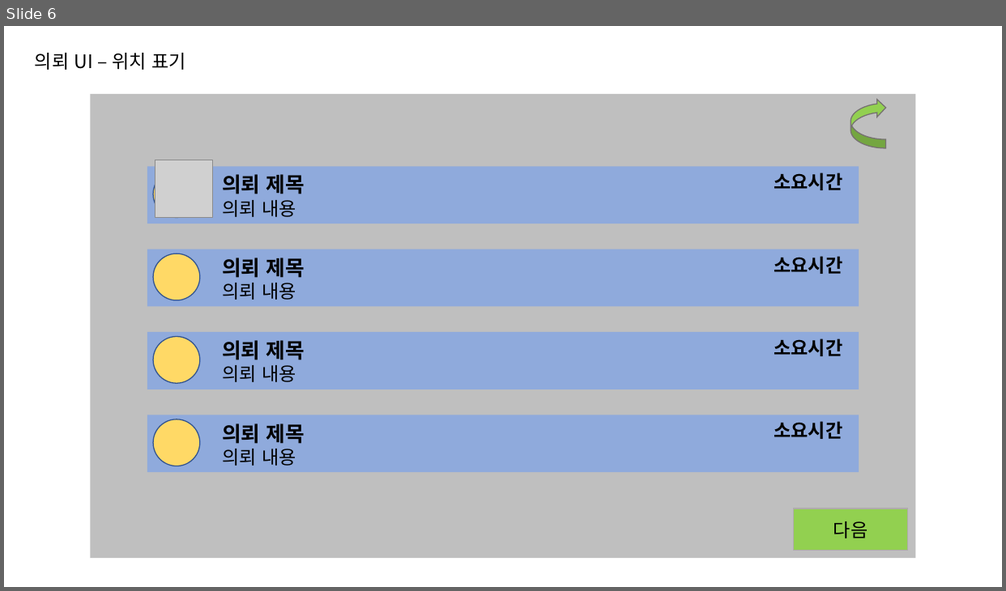
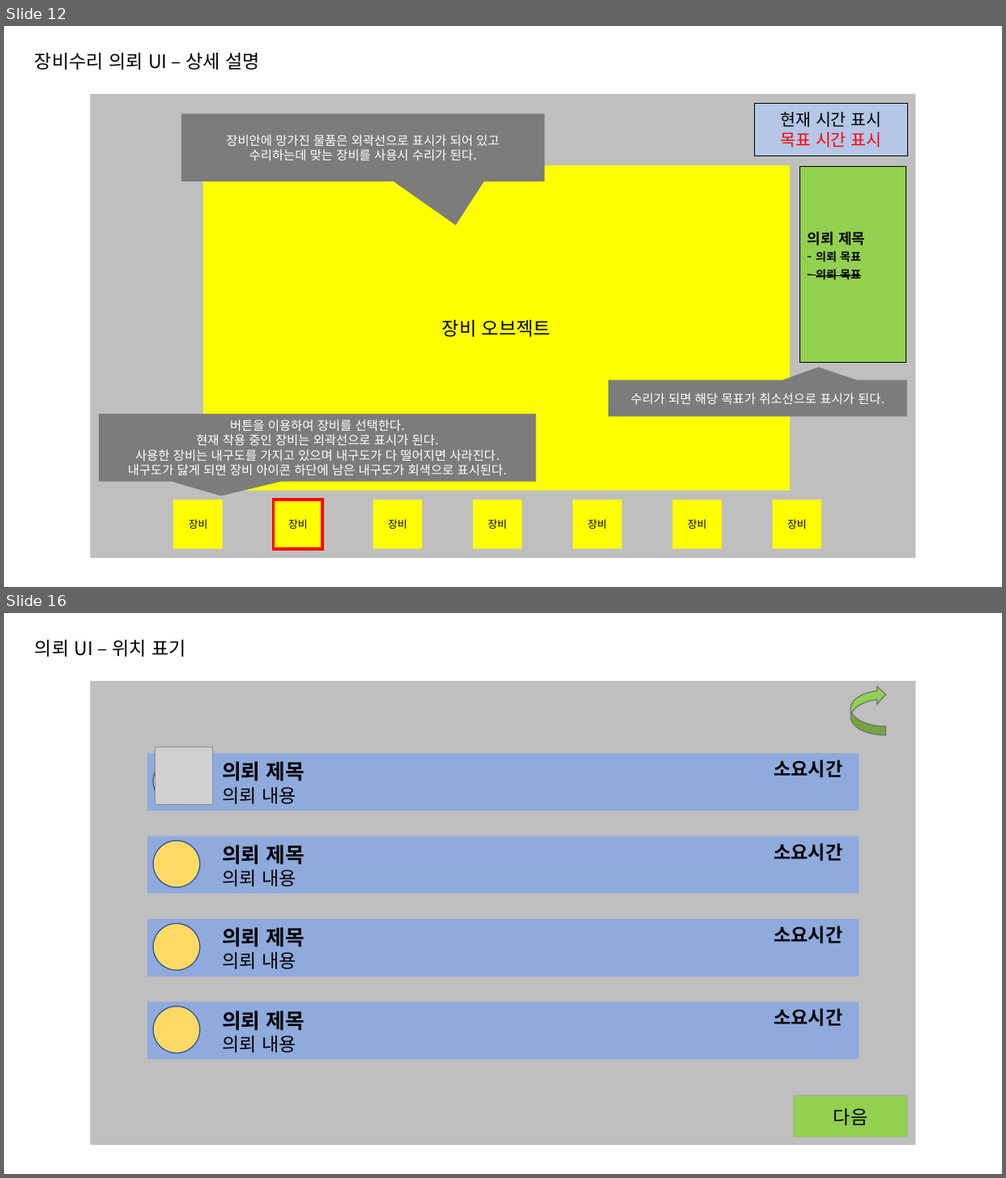
Before and after one commit to go4521304/Backyeah, a slide deck: document/UI기획서초안_ver1.1.pptx. Shown one above the other, each under a label of ours: slide 6 before the commit, slides 12 and 16 after it; the slides between them are not shown. The pictures are 1006x591 and 1006x1178 pixels, drawn with LibreOffice and Linux fonts; fonts in the diff are those of the drawing; grey boxes stand for pictures. Boxes give left, top, right and bottom in pixels: in the first picture for what was removed or moved away, otherwise in the second. Text is boxed around its words. In the diff, an @@ line names an element or a change of style, - is before the commit and + after.

```diff
--- a/document/UI기획서초안_ver1.1.pptx
+++ b/document/UI기획서초안_ver1.1.pptx
@@ slide 12 added at <box>4,26,1002,587</box>, background #FFFFFF @@
@@ text added at <box>35,53,260,70</box>, 18 pt, text #000000 @@
+장비수리 의뢰 UI – 상세 설명
@@ rectangle added at <box>90,94,916,558</box>, fill #BFBFBF @@
@@ speech box added at <box>181,113,544,181</box>, fill #7C7C7C, 12 pt, text #FFFFFF @@
+장비안에 망가진 물품은 외곽선으로 표시가 되어 있고
+수리하는데 맞는 장비를 사용시 수리가 된다.
@@ rectangle added at <box>755,104,908,156</box>, fill #B4C7E7, outline #000000 1 pt, 16 pt, text #000000 @@
+현재 시간 표시
+목표 시간 표시
@@ rectangle added at <box>203,165,790,491</box>, fill #FFFF00, 18 pt, text #000000 @@
+장비 오브젝트
@@ rectangle added at <box>800,167,906,362</box>, fill #92D050, outline #000000 1 pt, 11 pt, text #000000, bold @@
+의뢰 제목
+- 의뢰 목표
+- 의뢰 목표
@@ speech box added at <box>608,380,907,416</box>, fill #7C7C7C, 12 pt, text #FFFFFF @@
+수리가 되면 해당 목표가 취소선으로 표시가 된다.
@@ speech box added at <box>99,415,536,482</box>, fill #7C7C7C, 12 pt, text #FFFFFF @@
+버튼을 이용하여 장비를 선택한다.
+현재 착용 중인 장비는 외곽선으로 표시가 된다.
+사용한 장비는 내구도를 가지고 있으며 내구도가 다 떨어지면 사라진다.
+내구도가 닳게 되면 장비 아이콘 하단에 남은 내구도가 회색으로 표시된다.
@@ rectangle added at <box>174,500,224,549</box>, fill #FFFF00, 10 pt, text #000000 @@
+장비
@@ rectangle added at <box>274,500,323,549</box>, fill #FFFF00, 10 pt, text #000000 @@
+장비
@@ rectangle added at <box>274,500,323,549</box>, outline #FF0000 3 pt @@
@@ rectangle added at <box>373,500,423,549</box>, fill #FFFF00, 10 pt, text #000000 @@
+장비
@@ rectangle added at <box>473,500,522,549</box>, fill #FFFF00, 10 pt, text #000000 @@
+장비
@@ rectangle added at <box>573,500,622,549</box>, fill #FFFF00, 10 pt, text #000000 @@
+장비
@@ rectangle added at <box>672,500,722,549</box>, fill #FFFF00, 10 pt, text #000000 @@
+장비
@@ rectangle added at <box>773,500,822,549</box>, fill #FFFF00, 10 pt, text #000000 @@
+장비
@@ what was slide 6 is now slide 16 @@
```
Also in this commit, not shown: 3 slides changed, 9 other slides added, 1 other file.
